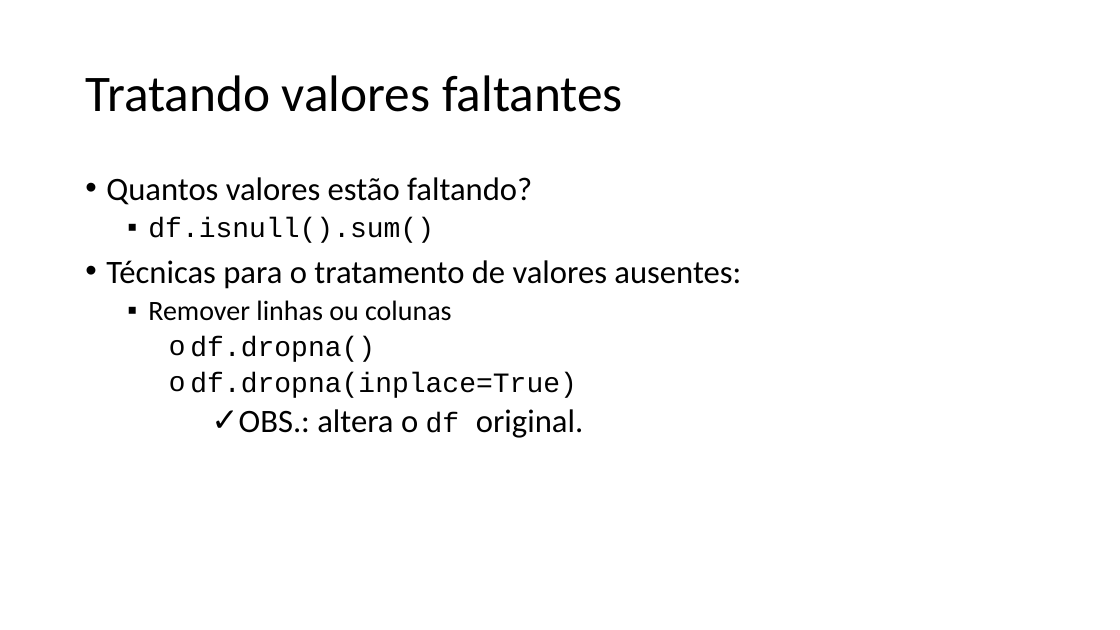
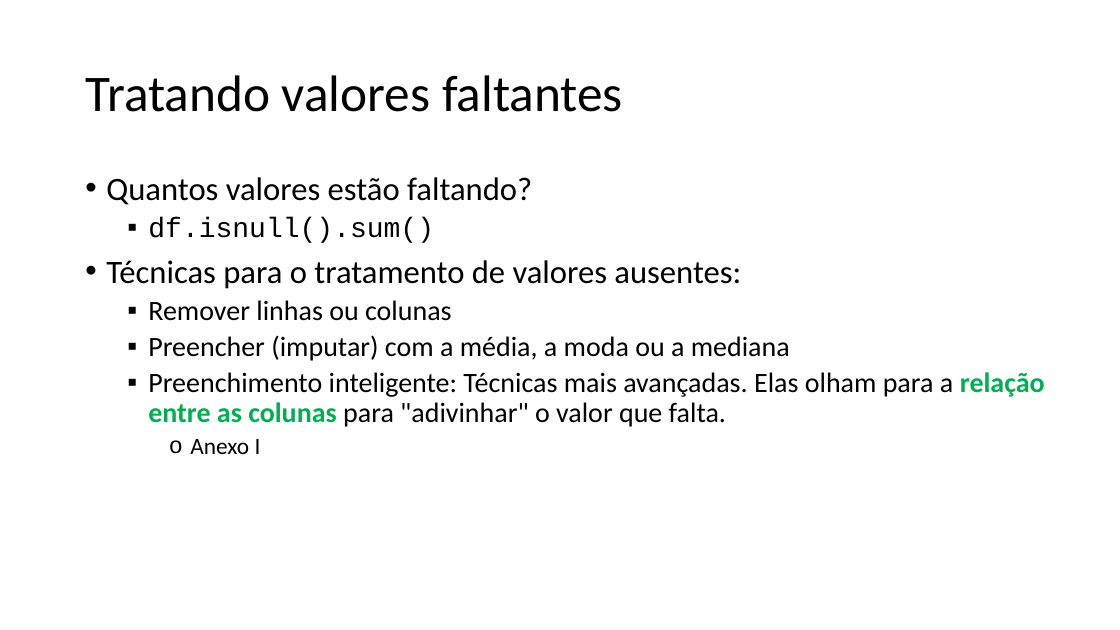
Before and after one commit to zz4fap/c24_inteligencia_artificial, a slide deck: slide 16 of slides/C24_EDA.pptx (slide 13 before the commit). Drawn at 1120x630 pixels with LibreOffice and Linux fonts; fonts in the diff are those of the drawing. Boxes give left, top, right and bottom in pixels: in the first picture for what was removed or moved away, otherwise in the second. Text is boxed around its words. In the diff, an @@ line names an element or a change of style, - is before the commit and + after.

```diff
--- a/slides/C24_EDA.pptx
+++ b/slides/C24_EDA.pptx
@@ text at (148, 335, 1045, 454): text changed; font Courier New to Calibri @@
-    o df.dropna()
-    o df.dropna(inplace=True)
-      ✓ OBS.: altera o df original.
+  ▪ Preencher (imputar) com a média, a moda ou a mediana
+  ▪ Preenchimento inteligente: Técnicas mais avançadas. Elas olham para a relação entre as colunas para "adivinhar" o valor que falta.
+    o Anexo I
```
Also in this commit, not shown: 25 other slides changed, 7 slides added, 1 slide removed.
